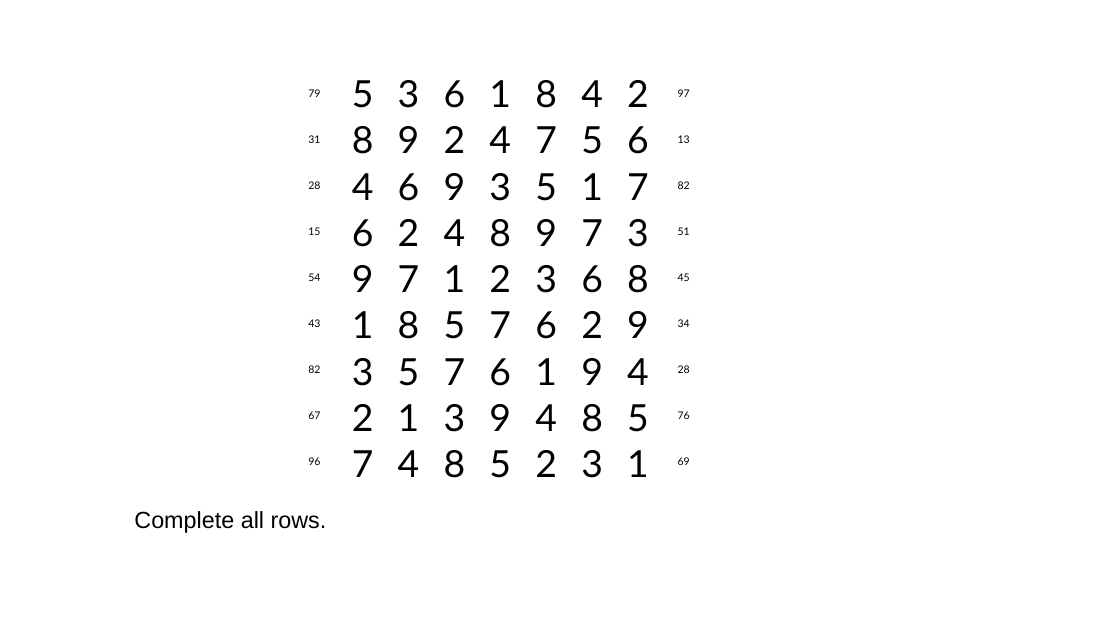
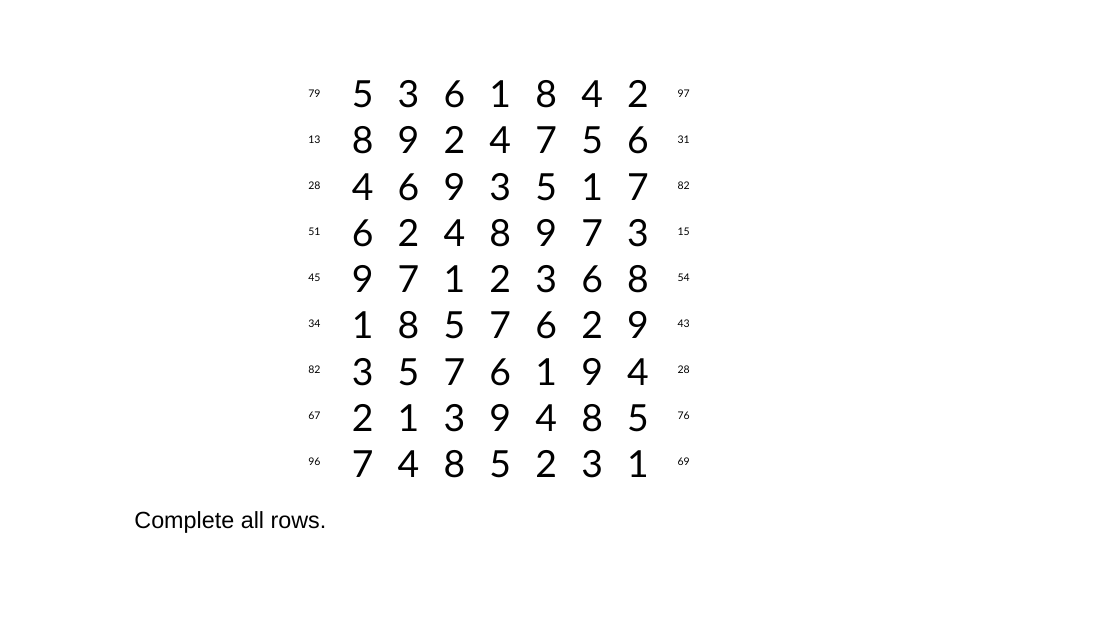
Before and after one commit to jhardis/WSJ_Number_Puzzles, a slide deck: slide 28 of 20260328_1.pptx. Drawn at 1120x630 pixels with LibreOffice and Linux fonts; fonts in the diff are those of the drawing; background and template pictures are left out. Boxes give left, top, right and bottom in pixels: in the first picture for what was removed or moved away, otherwise in the second. Text is boxed around its words. In the diff, an @@ line names an element or a change of style, - is before the commit and + after.

```diff
--- a/20260328_1.pptx
+++ b/20260328_1.pptx
@@ text at [308,135,320,143]: text changed @@
-31
+13
@@ text at [678,135,690,143]: text changed @@
-13
+31
@@ text at [308,227,320,235]: text changed @@
-15
+51
@@ text at [678,227,690,235]: text changed @@
-51
+15
@@ text at [308,273,320,281]: text changed @@
-54
+45
@@ text at [678,273,690,281]: text changed @@
-45
+54
@@ text at [308,319,320,327]: text changed @@
-43
+34
@@ text at [678,319,690,327]: text changed @@
-34
+43
```
Also in this commit, not shown: 5 other slides changed.
